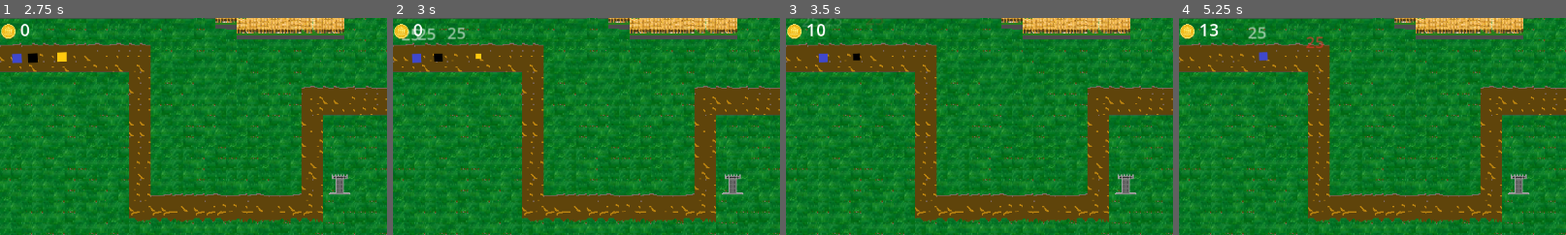
Above: before the commit, frames 1-4 (left to right).
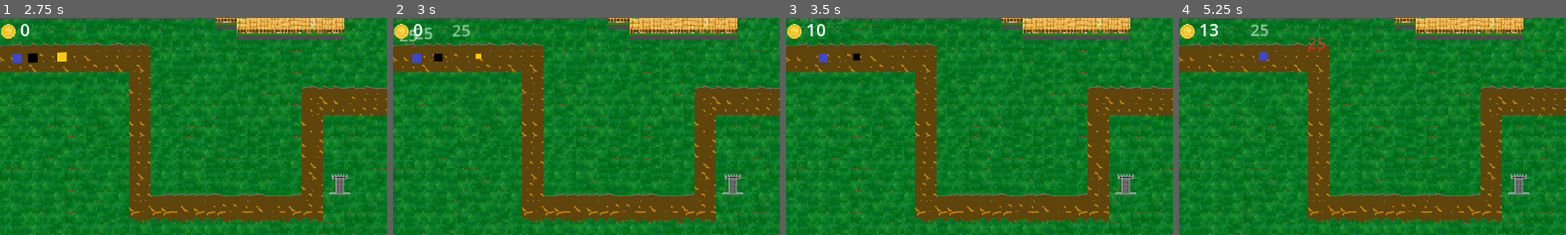
Above: after the commit, the same moments.

Repository: domasbaliunas/frontline
Game: Godot game, scene res://main_menu.tscn
The game is run twice, just before and just after one commit, with the same random seed, the same clock (stepped at 60 frames per second) and the same inputs.
Inputs (mouse positions are % of the whole screen's width and height, from its top left):
- Up to frame 1 (2.75 s): click "New game" at 0.5 s; click (98, 4) at 1.25 s; click "Restart" at 2 s
- Up to frame 2 (3 s): tap Enter (ui_accept) at 2.75 s; move the mouse to (72, 45) at 2.77 s; hold B (place_tower) from 2.78 s (still down)
- Up to frame 3 (3.5 s): keep holding B (place_tower); tap Enter (ui_accept) at 3.02 s
- Up to frame 4 (5.25 s): move the mouse to (30, 55) at 3.52 s; release B (place_tower) at 3.53 s; tap B (place_tower) at 3.6, 5.1 s; tap Enter (ui_accept) at 3.77, 5 s; move the mouse to (60, 28) at 4.27 s; hold B (place_tower) 4.28-5.03 s; move the mouse to (45, 70) at 5.02 s
The pictures show only the part of the screen within x 0-50%, y 0-50%; the shares and areas given below are measured in that part.

Frame 1 is identical in both runs. In frame 2, 0.5% of the frame differs, in the area x 1-21%, y 3-11%; in frame 3, 0.2%; in frame 4, 0.4%.

Commit message:
Papildyti eksportuotais parametrais, kad būtų patogu pakeisti vėliau

Diff:
--- a/Mobs/enemy.gd
+++ b/Mobs/enemy.gd
@@ -6,6 +6,16 @@
 @export var speed: float = 75
 @export var max_health: float = 100
 @export var coin_reward: int = 10
+
+@export_group("Damage Popup")
+@export var damage_popup_offset: Vector2 = Vector2(0, -20)
+@export var damage_popup_random_offset: Vector2 = Vector2(8, 4)
+@export var damage_popup_z_index: int = 200
+@export var damage_popup_lifetime: float = 0.55
+@export var damage_popup_rise_speed: float = 85.0
+@export var damage_popup_font_size: int = 24
+@export var damage_popup_normal_color: Color = Color.WHITE
+@export var damage_popup_kill_color: Color = Color(1.0, 0.2, 0.2)
 
 var health: float
 var path_follow: PathFollow2D
@@ -52,8 +62,17 @@
 		return
 
 	var popup: DamagePopup = DAMAGE_POPUP_SCRIPT.new()
-	popup.global_position = global_position + Vector2(0, -20)
-	popup.z_index = 200
+	var random_offset := Vector2(
+		randf_range(-damage_popup_random_offset.x, damage_popup_random_offset.x),
+		randf_range(-damage_popup_random_offset.y, damage_popup_random_offset.y)
+	)
+	popup.global_position = global_position + damage_popup_offset + random_offset
+	popup.z_index = damage_popup_z_index
+	popup.lifetime = damage_popup_lifetime
+	popup.rise_speed = damage_popup_rise_speed
+	popup.font_size = damage_popup_font_size
+	popup.normal_color = damage_popup_normal_color
+	popup.kill_color = damage_popup_kill_color
 	popup.setup(int(round(amount)), is_killing_blow)
 	get_tree().current_scene.add_child(popup)
 
--- a/damage_popup.gd
+++ b/damage_popup.gd
@@ -4,14 +4,16 @@
 @export var lifetime: float = 0.55
 @export var rise_speed: float = 85.0
 @export var font_size: int = 24
+@export var normal_color: Color = Color.WHITE
+@export var kill_color: Color = Color(1.0, 0.2, 0.2)
 
 var _elapsed: float = 0.0
 var _damage_text: String = ""
-var _base_color: Color = Color.WHITE
+var _text_color: Color = Color.WHITE
 
 func setup(damage: int, killed_enemy: bool) -> void:
 	_damage_text = str(max(damage, 0))
-	_base_color = Color(1.0, 0.2, 0.2) if killed_enemy else Color.WHITE
+	_text_color = kill_color if killed_enemy else normal_color
 	queue_redraw()
 
 func _process(delta: float) -> void:
@@ -32,7 +34,7 @@
 
 	var alpha := 1.0 - clampf(_elapsed / lifetime, 0.0, 1.0)
 	var text_size := font.get_string_size(_damage_text, HORIZONTAL_ALIGNMENT_LEFT, -1, font_size)
-	var color := _base_color
+	var color := _text_color
 	color.a = alpha
 
 	# draw_string uses the baseline position, so we offset by ascent.
